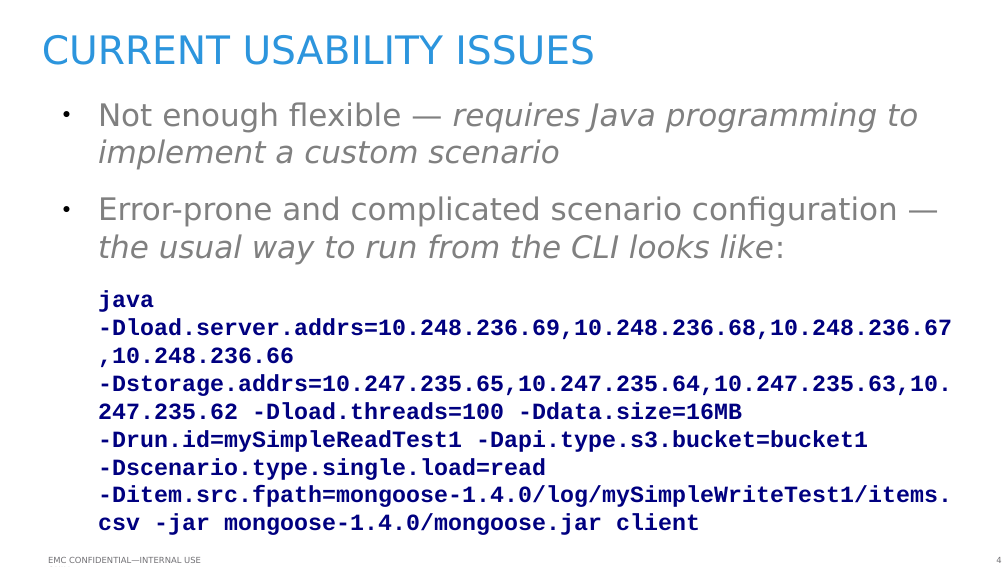
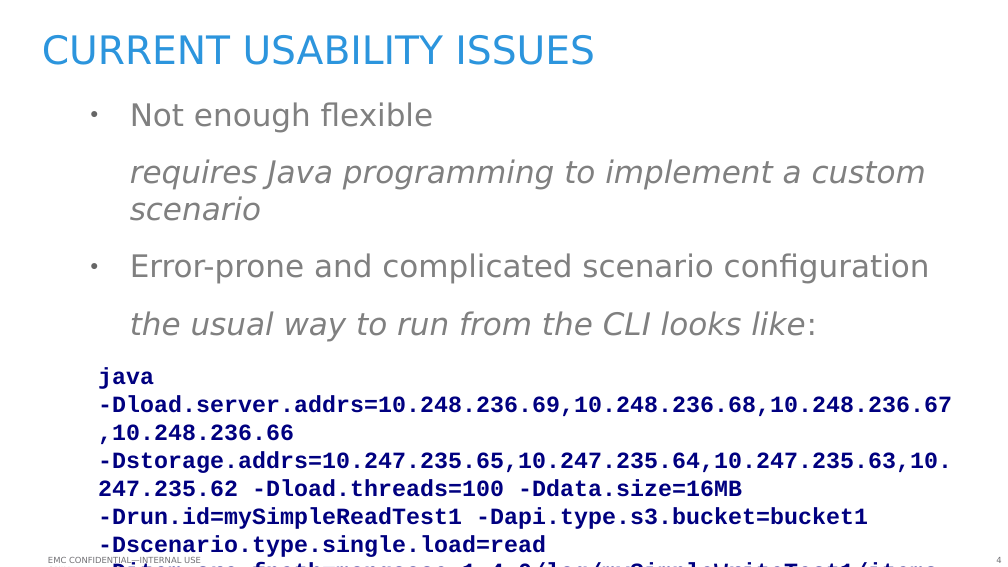
Before and after one commit to emc-mongoose/mongoose, a slide deck: slide 4 of doc/emcmongoosev2.odp. Drawn at 1008x567 pixels with LibreOffice and Linux fonts; fonts in the diff are those of the drawing; background and template pictures are left out. Boxes give left, top, right and bottom in pixels: in the first picture for what was removed or moved away, otherwise in the second. Text is boxed around its words. In the diff, an @@ line names an element or a change of style, - is before the commit and + after.

Commit message:
presentation update

```diff
--- a/doc/emcmongoosev2.odp
+++ b/doc/emcmongoosev2.odp
@@ text at <box>130,102,930,341</box>: text changed @@
-● Not enough flexible — requires Java programming to implement a custom scenario
-● Error-prone and complicated scenario configuration — the usual way to run from the CLI looks like:
+● Not enough flexible
+requires Java programming to implement a custom scenario
+● Error-prone and complicated scenario configuration
+the usual way to run from the CLI looks like:
```
Also in this commit, not shown: 11 other slides changed, 1 slide added, 1 slide removed, 1 other file.
